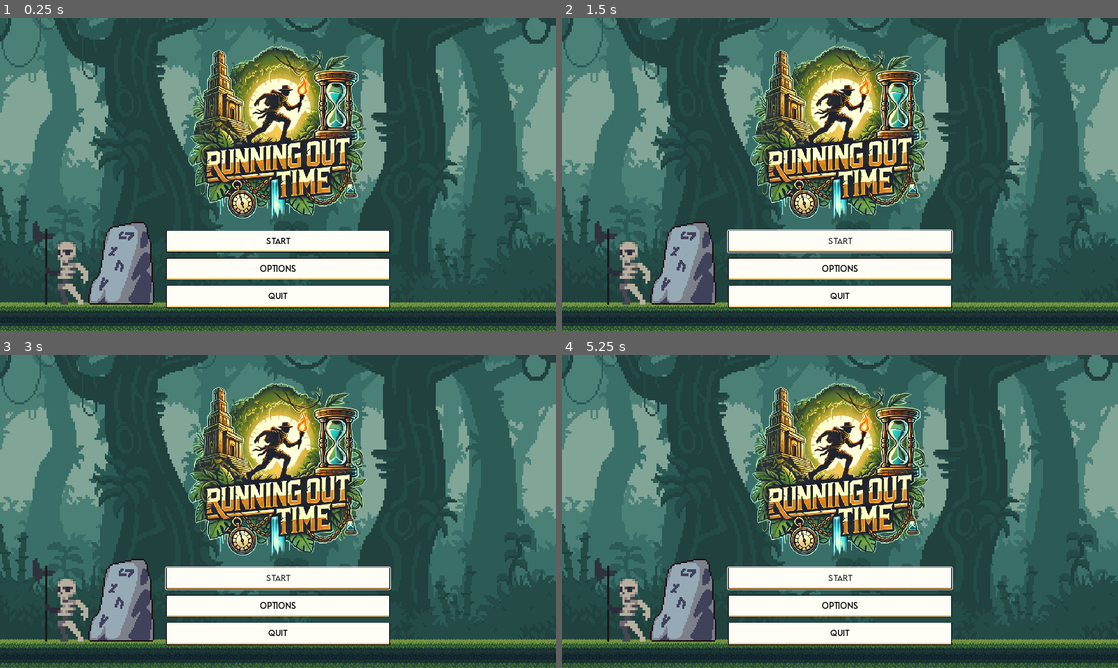
Above: before the commit, frames 1-4 (two rows, left to right).
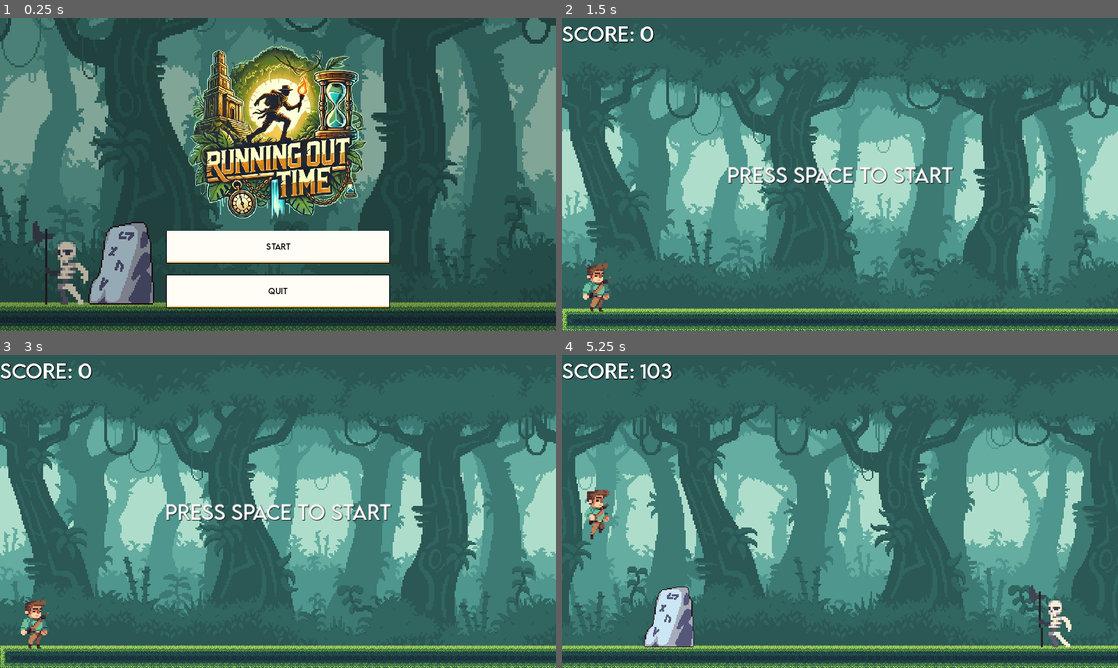
Above: after the commit, the same moments.

Repository: blknbro/running-out-of-time
Game: Godot game, scene res://scenes/ui/menu.tscn
Two runs of this game, one before a commit and one after it. Both use one fixed random seed, a clock stepped at 60 frames per second and the inputs below.
Inputs (mouse positions are in pixels of both pictures, inside the frame that each line leads up to):
- Up to frame 1 (0.25 s): no input
- Up to frame 2 (1.5 s): click (840, 268) at 0.5 s, where only the run before the commit has a clickable "Options"; click "Start" at 1.25 s
- Up to frame 3 (3 s): click (278, 577) at 2 s, where only the run before the commit has a clickable "Start"; click (278, 577) at 2.75 s, where only the run before the commit has a clickable "Start"
- Up to frame 4 (5.25 s): tap Space (jump) at 3.5, 3.77, 4.52 s

The runs differ from the first frame. In frame 1, 4.0% of the frame differs, in the area x 29-71%, y 70-90%; in frame 2, 77%; in frame 3, 77%; in frame 4, 79%, in the area x 0-100%, y 0-100%.

Commit message:
add new obstacle

Diff:
--- a/scenes/game_elements/barrel.tscn
+++ b/scenes/game_elements/barrel.tscn
@@ -6,7 +6,9 @@
 texture_filter = 1
 
 [node name="Sprite2D" type="Sprite2D" parent="."]
+scale = Vector2(2.5, 2.5)
 texture = ExtResource("1_6kd62")
 
 [node name="CollisionPolygon2D" type="CollisionPolygon2D" parent="."]
+scale = Vector2(2.5, 2.5)
 polygon = PackedVector2Array(-13.5, 13, -13.5, -13, 13.5, -13, 13.5, 13)
--- a/scenes/ui/menu.tscn
+++ b/scenes/ui/menu.tscn
@@ -14,14 +14,6 @@
 texture = ExtResource("3_huy5r")
 
 [sub_resource type="StyleBoxTexture" id="StyleBoxTexture_hfdbh"]
-texture = ExtResource("4_syfn6")
-texture_margin_left = 2.0
-texture_margin_top = 2.0
-texture_margin_right = 2.0
-texture_margin_bottom = 4.0
-region_rect = Rect2(320, 32, 64, 32)
-
-[sub_resource type="StyleBoxTexture" id="StyleBoxTexture_wd0jl"]
 texture = ExtResource("4_syfn6")
 texture_margin_left = 2.0
 texture_margin_top = 2.0
@@ -87,7 +79,7 @@
 offset_bottom = -48.0
 grow_horizontal = 2
 grow_vertical = 0
-theme_override_constants/separation = 12
+theme_override_constants/separation = 24
 alignment = 1
 
 [node name="StartButton" type="Button" parent="VBoxContainer"]
@@ -104,21 +96,6 @@
 theme_override_styles/pressed = SubResource("StyleBoxTexture_hfdbh")
 theme_override_styles/normal = SubResource("StyleBoxTexture_hfdbh")
 text = "Start"
-
-[node name="OptionsButton" type="Button" parent="VBoxContainer"]
-layout_mode = 2
-size_flags_vertical = 3
-theme_override_colors/font_disabled_color = Color(0, 0, 0, 1)
-theme_override_colors/font_hover_pressed_color = Color(0, 0, 0, 1)
-theme_override_colors/font_hover_color = Color(0.223529, 0.223529, 0.223529, 1)
-theme_override_colors/font_pressed_color = Color(0, 0, 0, 1)
-theme_override_colors/font_focus_color = Color(0, 0, 0, 1)
-theme_override_colors/font_color = Color(0, 0, 0, 1)
-theme_override_fonts/font = ExtResource("4_44cov")
-theme_override_styles/hover = SubResource("StyleBoxTexture_wd0jl")
-theme_override_styles/pressed = SubResource("StyleBoxTexture_wd0jl")
-theme_override_styles/normal = SubResource("StyleBoxTexture_wd0jl")
-text = "Options"
 
 [node name="QuitButton" type="Button" parent="VBoxContainer"]
 layout_mode = 2
--- a/scripts/enterance_cutscene.gd
+++ b/scripts/enterance_cutscene.gd
@@ -4,4 +4,4 @@
 
 func _on_area_2d_body_entered(body: Node2D) -> void:
 	if body.name == "Player":
-		get_tree().change_scene_to_file("res://scenes/level2.tscn")
+		get_tree().change_scene_to_file("res://scenes/levels/level2.tscn")
--- a/scripts/main.gd
+++ b/scripts/main.gd
@@ -1,9 +1,10 @@
 extends Node
 
-var skeleton_scene = preload("res://scenes/skeleton.tscn")
-var rock_scene = preload("res://scenes/rock.tscn")
+var skeleton_scene = preload("res://scenes/game_elements/skeleton.tscn")
+var rock_scene = preload("res://scenes/game_elements/rock.tscn")
+var barrel_scene = preload("res://scenes/game_elements/barrel.tscn")
 
-var obstacle_types := [skeleton_scene, rock_scene]
+var obstacle_types := [skeleton_scene, rock_scene, barrel_scene]
 var obstacles : Array
 
 
--- a/scripts/menu.gd
+++ b/scripts/menu.gd
@@ -1,7 +1,7 @@
 extends Control
 
 func _on_start_button_pressed() -> void:
-	get_tree().change_scene_to_file("res://scenes/level1.tscn")
+	get_tree().change_scene_to_file("res://scenes/levels/level1.tscn")
 
 func _on_quit_button_pressed() -> void:
 	get_tree().quit()
Not shown: 4 places in scenes/cutscene/enterance_cutscene.tscn that only renumber resources
Not shown: 1 places in scenes/ui/menu.tscn that only renumber resources
